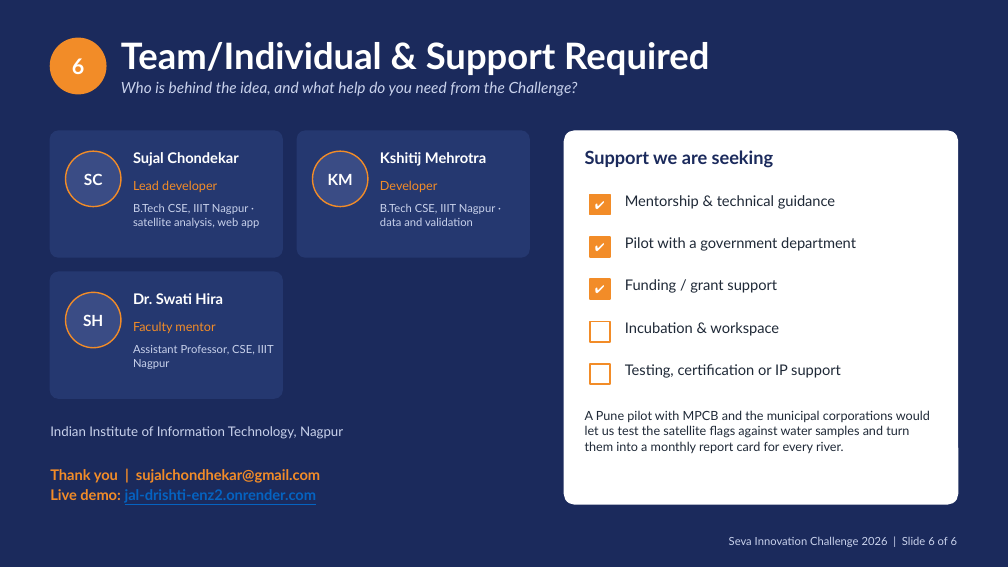
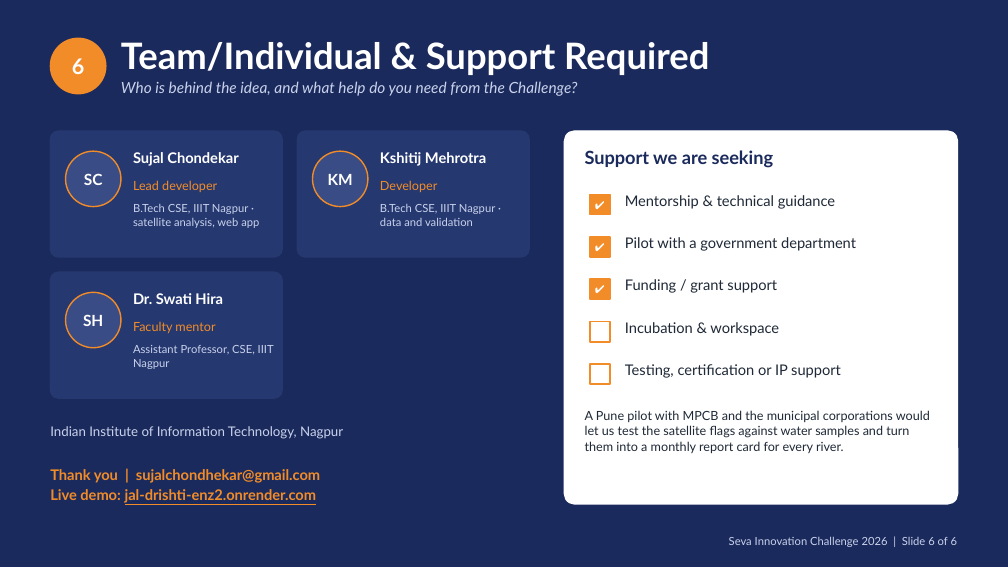
Before and after one commit to sujalappa/jal-drishti, a slide deck: slide 6 of presentation/Jal-drishti_AI_Seva_2026.pptx. Drawn at 1008x567 pixels with LibreOffice and Linux fonts; fonts in the diff are those of the drawing. Boxes give left, top, right and bottom in pixels: in the first picture for what was removed or moved away, otherwise in the second. Text is boxed around its words. In the diff, an @@ line names an element or a change of style, - is before the commit and + after.

```diff
--- a/presentation/Jal-drishti_AI_Seva_2026.pptx
+++ b/presentation/Jal-drishti_AI_Seva_2026.pptx
@@ text at [50,489,317,503]: text colour #0563C1 to #F28C28 in "jal-drishti-enz2.onrender.com" @@
```
Also in this commit, not shown: 2 other slides changed, 2 other files.
